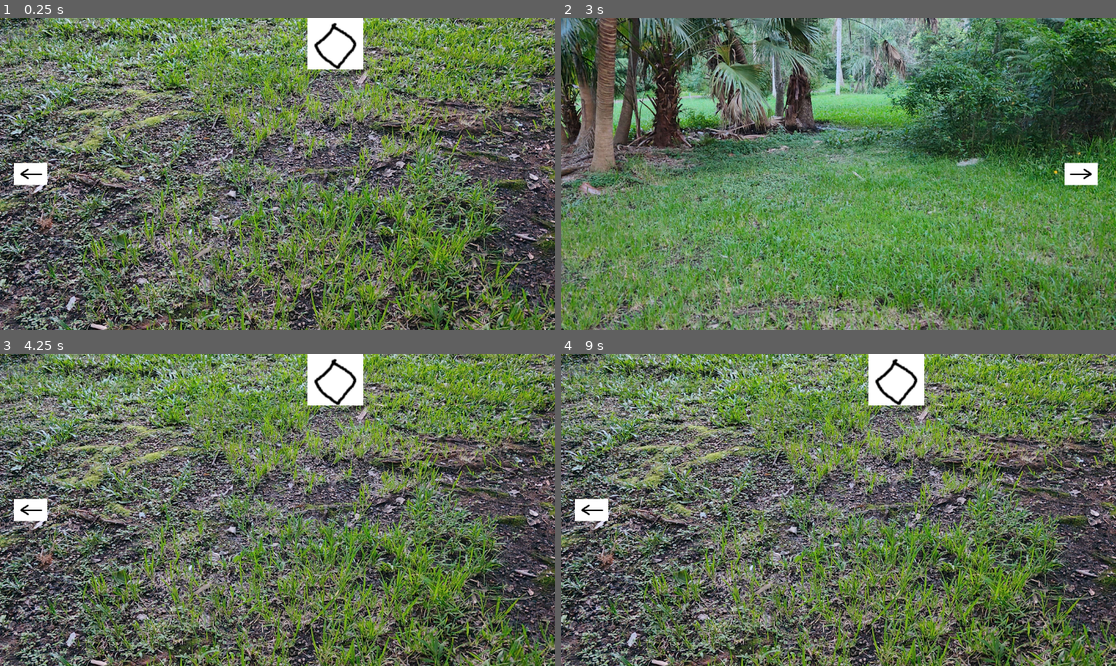
Above: before the commit, frames 1-4 (two rows, left to right).
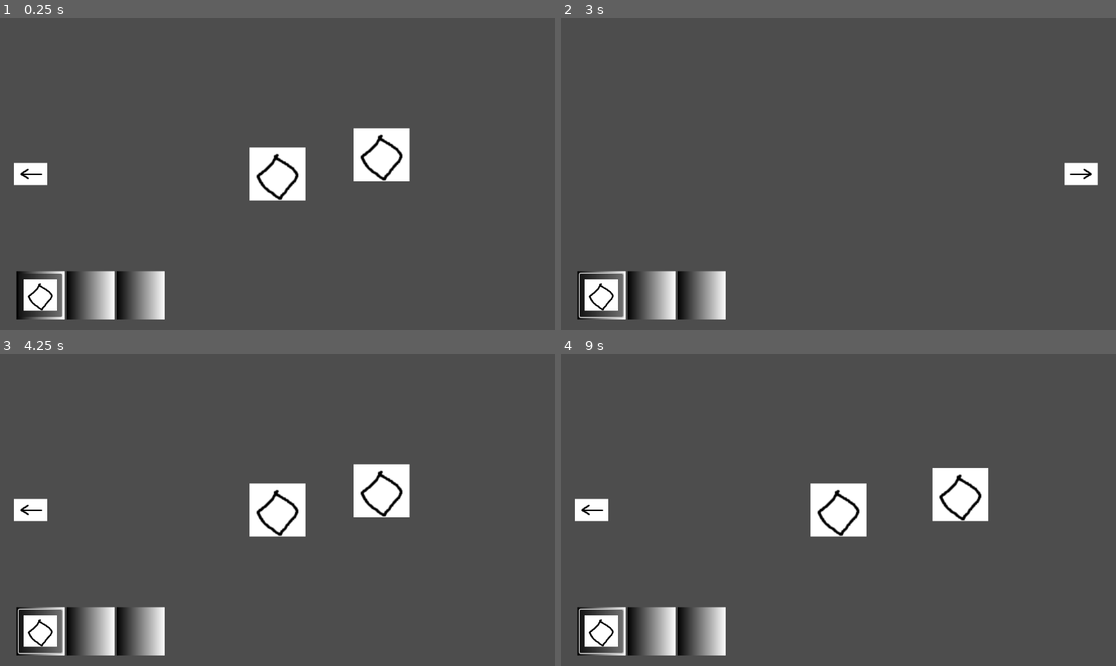
Above: after the commit, the same moments.

Repository: IcedQ6/Tent-Building-Simulator
Game: Godot game, scene res://Scenes/main.tscn
The game is run twice, just before and just after one commit, with the same random seed, the same clock (stepped at 60 frames per second) and the same inputs.
Inputs (mouse positions are in pixels of both pictures, inside the frame that each line leads up to):
- Up to frame 1 (0.25 s): no input
- Up to frame 2 (3 s): click (599, 295) at 0.52 s; click (599, 295) at 1.27 s; click (599, 295) at 2.02 s; tap Enter at 2.75 s; drag from (594, 174) to (894, 42) at 2.77 s
- Up to frame 3 (4.25 s): tap Space at 3.5 s; drag from (521, 510) to (249, 572) at 3.52 s
- Up to frame 4 (9 s): tap Enter at 4.25, 5.75 s; move the mouse to (894, 441) at 4.27 s; click (894, 441) at 4.42 s; tap Space at 5, 6.5 s; drag from (810, 572) to (594, 510) at 5.02 s; move the mouse to (1005, 556) at 5.77 s; click (1005, 556) at 5.92 s; drag from (672, 463) to (755, 432) at 6.52 s; move the mouse to (866, 510) at 7.27 s; click (866, 510) at 7.42 s; drag from (755, 432) to (894, 378) at 8.02 s; move the mouse to (960, 494) at 8.77 s; click (960, 494) at 8.92 s

The runs differ from the first frame. In frame 1, 85% of the frame differs, in the area x 0-100%, y 0-100%; in frame 2, 92%; in frame 3, 85%; in frame 4, 85%.

Commit message:
Progress

Diff:
--- /dev/null
+++ b/Objects/Obsolete/generic_item.tscn
@@ -0,0 +1,16 @@
+[gd_scene load_steps=3 format=3 uid="uid://bdyo65xu32kue"]
+
+[ext_resource type="Script" uid="uid://cmjdi6vx4ooq1" path="res://Scripts/item.gd" id="1_056gv"]
+[ext_resource type="Texture2D" uid="uid://5rv5tw2kjtdr" path="res://Art/PLACEHOLDER_Item.png" id="2_onyea"]
+
+[node name="GenericItem" type="Area2D"]
+scale = Vector2(1.695, 1.695)
+script = ExtResource("1_056gv")
+
+[node name="Sprite2D" type="Sprite2D" parent="."]
+texture = ExtResource("2_onyea")
+
+[node name="CollisionPolygon2D" type="CollisionPolygon2D" parent="."]
+polygon = PackedVector2Array(33.0383, -33.0383, 33.0383, 33.0383, -33.0383, 33.0383, -33.0383, -33.0383)
+
+[connection signal="input_event" from="." to="." method="_on_input_event"]
--- /dev/null
+++ b/Scenes/game_manager.gd
@@ -0,0 +1,5 @@
+extends Node2D
+
+# Keeps track of the items in the player's inventory.
+# Items will have corresponding 'items' variable, empty slots are null.
+@export var inventory = [null, null, null]
--- a/Scenes/main.tscn
+++ b/Scenes/main.tscn
@@ -1,18 +1,23 @@
-[gd_scene load_steps=8 format=3 uid="uid://btrppdkph20oc"]
+[gd_scene load_steps=11 format=3 uid="uid://btrppdkph20oc"]
 
+[ext_resource type="Script" uid="uid://bgl88xc3c3wcr" path="res://Scenes/game_manager.gd" id="1_21xkr"]
 [ext_resource type="Script" uid="uid://xgetn1w2js26" path="res://Scripts/gameplay_screen_controller.gd" id="1_bo1nx"]
 [ext_resource type="Texture2D" uid="uid://c8iwitho6fkyd" path="res://Art/PLACEHOLDER_Arrow.png" id="2_8gbba"]
+[ext_resource type="PackedScene" uid="uid://bdyo65xu32kue" path="res://Objects/Obsolete/generic_item.tscn" id="3_6bp64"]
 [ext_resource type="Texture2D" uid="uid://cwqf5ii6qnal1" path="res://Background/Item Side.jpg" id="3_jjvhh"]
 [ext_resource type="Texture2D" uid="uid://5rv5tw2kjtdr" path="res://Art/PLACEHOLDER_Item.png" id="3_kry3j"]
 [ext_resource type="Texture2D" uid="uid://b4guffo4ushuh" path="res://Background/Tent Side.jpg" id="4_kry3j"]
 
-[sub_resource type="RectangleShape2D" id="RectangleShape2D_21xkr"]
-size = Vector2(64, 64)
-
 [sub_resource type="RectangleShape2D" id="RectangleShape2D_jjvhh"]
 size = Vector2(80, 48)
 
+[sub_resource type="Gradient" id="Gradient_21xkr"]
+
+[sub_resource type="GradientTexture1D" id="GradientTexture1D_6bp64"]
+gradient = SubResource("Gradient_21xkr")
+
 [node name="main" type="Node2D"]
+script = ExtResource("1_21xkr")
 
 [node name="Camera2D" type="Camera2D" parent="."]
 
@@ -21,19 +26,15 @@
 
 [node name="ItemSide" type="Node2D" parent="Gameplay Scene Controller"]
 
+[node name="GenericItem" parent="Gameplay Scene Controller/ItemSide" instance=ExtResource("3_6bp64")]
+
+[node name="GenericItem2" parent="Gameplay Scene Controller/ItemSide" instance=ExtResource("3_6bp64")]
+position = Vector2(216, -40)
+
 [node name="Background" type="Sprite2D" parent="Gameplay Scene Controller/ItemSide"]
+visible = false
 scale = Vector2(0.3, 0.3)
 texture = ExtResource("3_jjvhh")
-
-[node name="GenericItem" type="Area2D" parent="Gameplay Scene Controller/ItemSide"]
-position = Vector2(120, -272)
-scale = Vector2(1.695, 1.695)
-
-[node name="CollisionShape2D" type="CollisionShape2D" parent="Gameplay Scene Controller/ItemSide/GenericItem"]
-shape = SubResource("RectangleShape2D_21xkr")
-
-[node name="Sprite2D" type="Sprite2D" parent="Gameplay Scene Controller/ItemSide/GenericItem"]
-texture = ExtResource("3_kry3j")
 
 [node name="LeftArrow" type="Area2D" parent="Gameplay Scene Controller/ItemSide"]
 position = Vector2(-512, 0)
@@ -44,10 +45,16 @@
 [node name="CollisionShape2D" type="CollisionShape2D" parent="Gameplay Scene Controller/ItemSide/LeftArrow"]
 shape = SubResource("RectangleShape2D_jjvhh")
 
+[node name="ItemBarDetector" type="Area2D" parent="Gameplay Scene Controller/ItemSide"]
+
+[node name="CollisionPolygon2D" type="CollisionPolygon2D" parent="Gameplay Scene Controller/ItemSide/ItemBarDetector"]
+polygon = PackedVector2Array(-544, 192, -224, 192, -224, 312, -544, 312)
+
 [node name="TentSide" type="Node2D" parent="Gameplay Scene Controller"]
 visible = false
 
 [node name="Background" type="Sprite2D" parent="Gameplay Scene Controller/TentSide"]
+visible = false
 scale = Vector2(0.3, 0.3)
 texture = ExtResource("4_kry3j")
 
@@ -68,9 +75,56 @@
 offset_bottom = 40.0
 
 [node name="InventoryContainer" type="HBoxContainer" parent="Control"]
-layout_mode = 0
-offset_right = 131.02
-offset_bottom = 40.0
+layout_mode = 1
+anchors_preset = -1
+anchor_left = -13.8
+anchor_top = 4.8
+anchor_right = -4.0
+anchor_bottom = 7.8
+offset_left = 10.0
 
+[node name="CenterContainer" type="CenterContainer" parent="Control/InventoryContainer"]
+layout_mode = 2
+
+[node name="TextureRect" type="TextureRect" parent="Control/InventoryContainer/CenterContainer"]
+custom_minimum_size = Vector2(100, 100)
+layout_mode = 2
+texture = SubResource("GradientTexture1D_6bp64")
+expand_mode = 1
+
+[node name="Button" type="Button" parent="Control/InventoryContainer/CenterContainer/TextureRect"]
+custom_minimum_size = Vector2(90, 90)
+layout_mode = 2
+offset_left = 5.0
+offset_top = 5.0
+offset_right = 95.0
+offset_bottom = 95.0
+icon = ExtResource("3_kry3j")
+icon_alignment = 1
+
+[node name="CenterContainer2" type="CenterContainer" parent="Control/InventoryContainer"]
+layout_mode = 2
+
+[node name="TextureRect" type="TextureRect" parent="Control/InventoryContainer/CenterContainer2"]
+custom_minimum_size = Vector2(100, 100)
+layout_mode = 2
+texture = SubResource("GradientTexture1D_6bp64")
+expand_mode = 1
+
+[node name="CenterContainer3" type="CenterContainer" parent="Control/InventoryContainer"]
+layout_mode = 2
+
+[node name="TextureRect" type="TextureRect" parent="Control/InventoryContainer/CenterContainer3"]
+custom_minimum_size = Vector2(100, 100)
+layout_mode = 2
+texture = SubResource("GradientTexture1D_6bp64")
+expand_mode = 1
+
+[connection signal="mouse_entered" from="Gameplay Scene Controller/ItemSide/GenericItem" to="Gameplay Scene Controller/ItemSide/GenericItem" method="_on_mouse_entered"]
+[connection signal="area_entered" from="Gameplay Scene Controller/ItemSide/GenericItem2" to="Gameplay Scene Controller/ItemSide/GenericItem2" method="_on_area_entered"]
+[connection signal="mouse_entered" from="Gameplay Scene Controller/ItemSide/GenericItem2" to="Gameplay Scene Controller/ItemSide/GenericItem2" method="_on_mouse_entered"]
 [connection signal="input_event" from="Gameplay Scene Controller/ItemSide/LeftArrow" to="Gameplay Scene Controller" method="_on_arrow_input_event"]
 [connection signal="input_event" from="Gameplay Scene Controller/TentSide/RightArrow" to="Gameplay Scene Controller" method="_on_arrow_input_event"]
+
+[editable path="Gameplay Scene Controller/ItemSide/GenericItem"]
+[editable path="Gameplay Scene Controller/ItemSide/GenericItem2"]
--- /dev/null
+++ b/Scripts/interact_zone.gd
@@ -0,0 +1,5 @@
+extends Area2D
+
+class_name InteractZone
+
+@export var interactType: int
--- /dev/null
+++ b/Scripts/item.gd
@@ -0,0 +1,58 @@
+extends Area2D
+
+class_name item
+
+var sprite: Sprite2D
+var hitBox: CollisionPolygon2D
+var originalPosition: Vector2
+@export var itemType: Item
+
+var isMoving: bool = false
+
+func _ready() :
+	originalPosition.x = position.x
+	originalPosition.y = position.y
+
+	sprite = get_node("Sprite2D")
+	hitBox = get_node("CollisionPolygon2D")
+
+
+enum Item {
+	TEST,
+	POLE,
+	BODY,
+	RAINFLY,
+	STAKE,
+	HAMMER,
+	FLOORTARP
+}
+
+#___________________________________________________________________
+
+# Allows the player to click and drag the item
+func _on_input_event(viewport: Node, event: InputEvent, shape_idx: int) -> void:
+	if event is InputEventMouseButton :
+		if event.is_released():
+			isMoving = false
+			item_released()
+		elif event.is_pressed():
+			isMoving = true
+
+
+
+func item_released():
+	# Return to inventory
+
+	# add_to_inventory()
+	pass
+
+func drag_and_move():
+	position = get_global_mouse_position()
+
+
+func _process(delta: float) -> void:
+	if isMoving: drag_and_move()
+
+
+func _on_area_entered(area: Area2D) -> void:
+	print(area.name)
Not shown, added: Scenes/game_manager.gd.uid
Not shown, added: Scripts/interact_zone.gd.uid
Not shown, added: Scripts/item.gd.uid
